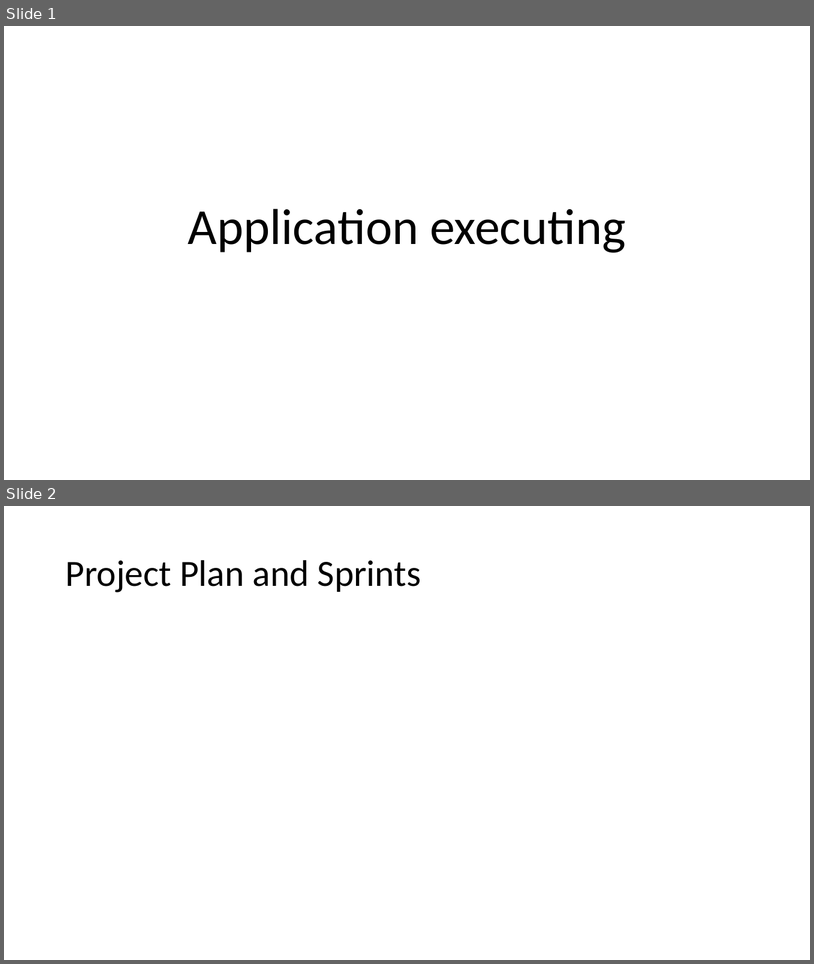
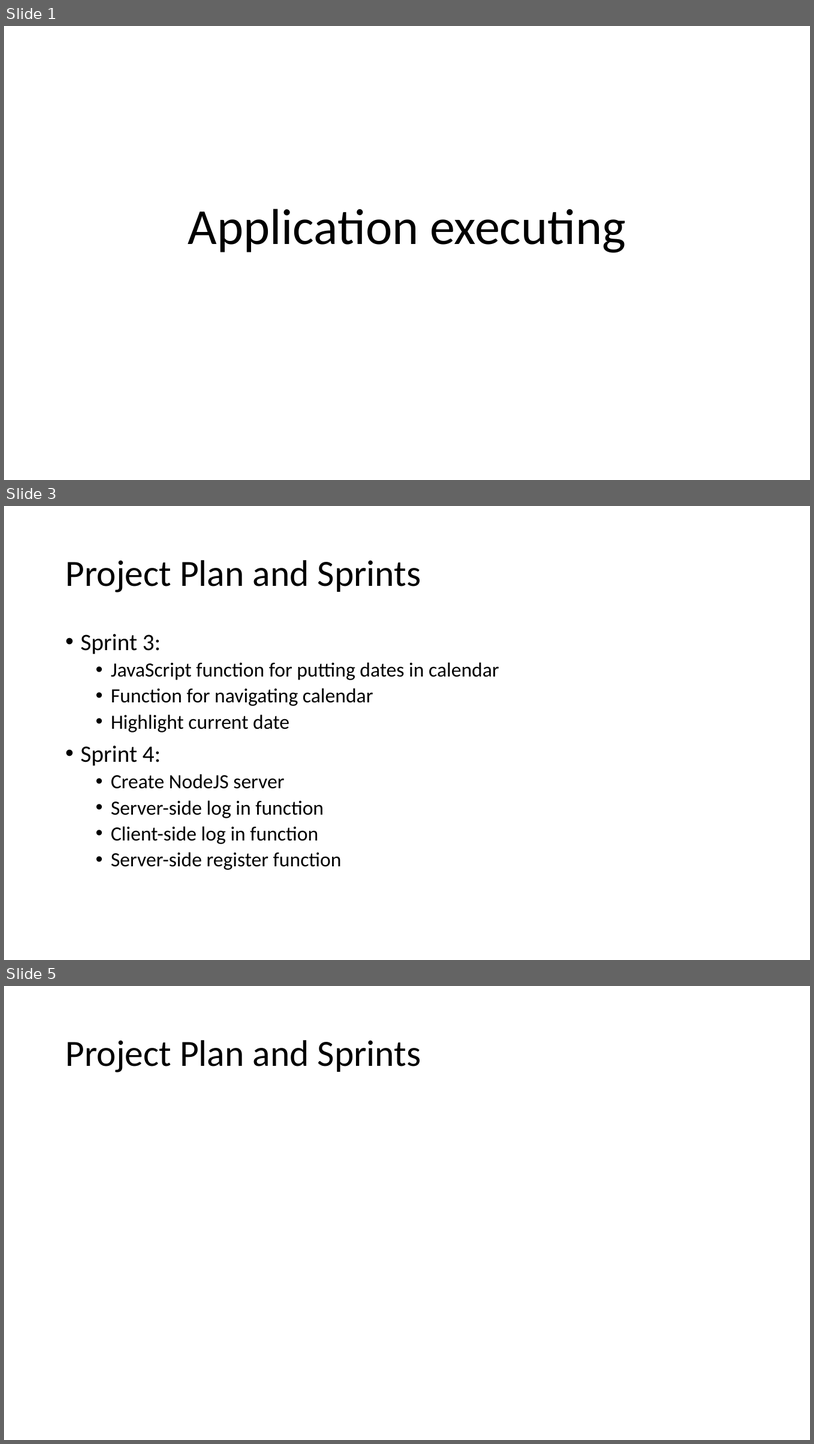
Before and after one commit to LukaWG/COMP1004, a slide deck: Documents/Presentation.pptx. Shown one above the other, each under a label of ours: slides 1 and 2 before the commit, slides 1, 3 and 5 after it; the slides between them are not shown. The pictures are 814x964 and 814x1444 pixels, drawn with LibreOffice and Linux fonts; fonts in the diff are those of the drawing. Boxes give left, top, right and bottom in pixels: in the first picture for what was removed or moved away, otherwise in the second. Text is boxed around its words. In the diff, an @@ line names an element or a change of style, - is before the commit and + after.

Commit message:
Presentation

```diff
--- a/Documents/Presentation.pptx
+++ b/Documents/Presentation.pptx
@@ slide 3 added at (x1=4, y1=506, x2=810, y2=960), background #FFFFFF @@
@@ title added at (x1=65, y1=560, x2=422, y2=592), 44 pt, text #000000 @@
+Project Plan and Sprints
@@ text added at (x1=81, y1=634, x2=499, y2=870), 24 pt, text #000000 @@
+• Sprint 3:
+  • JavaScript function for putting dates in calendar
+  • Function for navigating calendar
+  • Highlight current date
+• Sprint 4:
+  • Create NodeJS server
+  • Server-side log in function
+  • Client-side log in function
+  • Server-side register function
@@ what was slide 2 is now slide 5 @@
```
Also in this commit, not shown: 1 slide changed, 2 other slides added, 1 other file.
